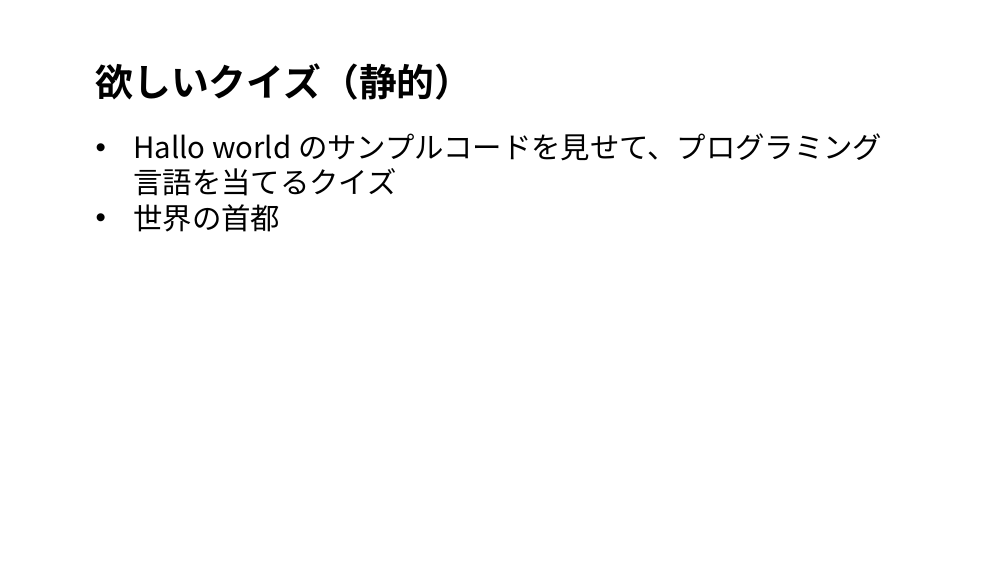
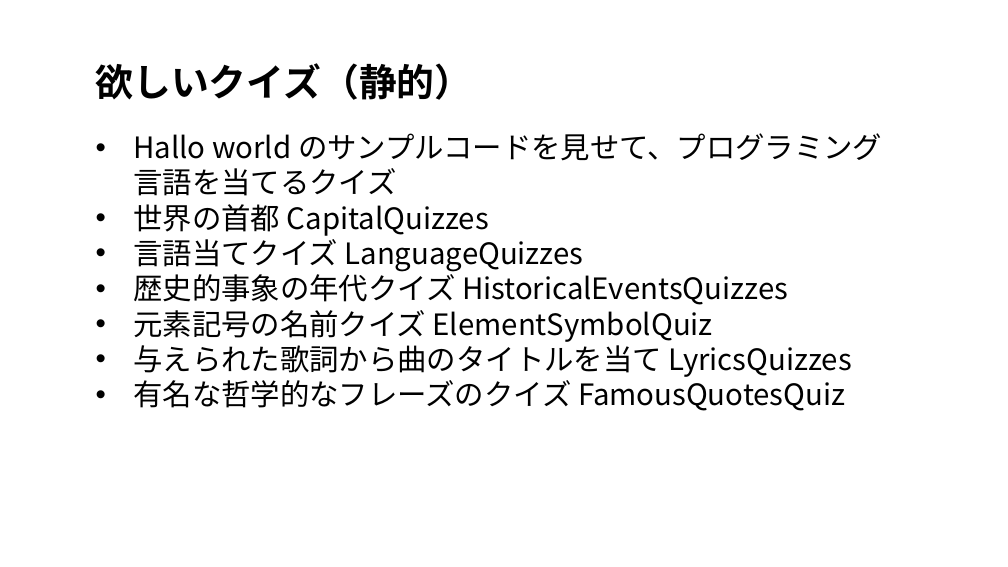
Before and after one commit to tanakai0/stdlib_py_typist, a slide deck: slide 16 of design.pptx (slide 15 before the commit). Drawn at 1008x567 pixels with LibreOffice and Linux fonts; fonts in the diff are those of the drawing. Boxes give left, top, right and bottom in pixels: in the first picture for what was removed or moved away, otherwise in the second. Text is boxed around its words. In the diff, an @@ line names an element or a change of style, - is before the commit and + after.

```diff
--- a/design.pptx
+++ b/design.pptx
@@ text at (133,204,852,411): text changed @@
-• 世界の首都
+• 世界の首都 CapitalQuizzes
+• 言語当てクイズ LanguageQuizzes
+• 歴史的事象の年代クイズ HistoricalEventsQuizzes
+• 元素記号の名前クイズ ElementSymbolQuiz
+• 与えられた歌詞から曲のタイトルを当て LyricsQuizzes
+• 有名な哲学的なフレーズのクイズ FamousQuotesQuiz
```
Also in this commit, not shown: 8 other slides changed, 1 slide added.
